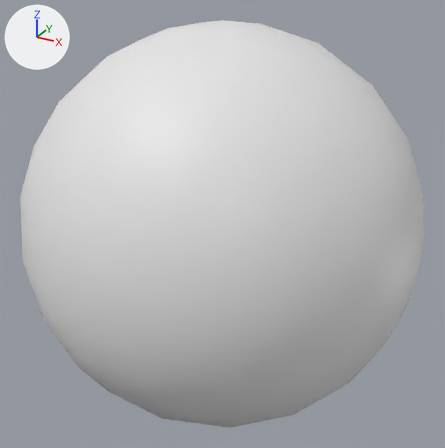
One commit to the glTF model assets/models/world_frozen/frozen_nucleus.glb: the scene before it, then after it.
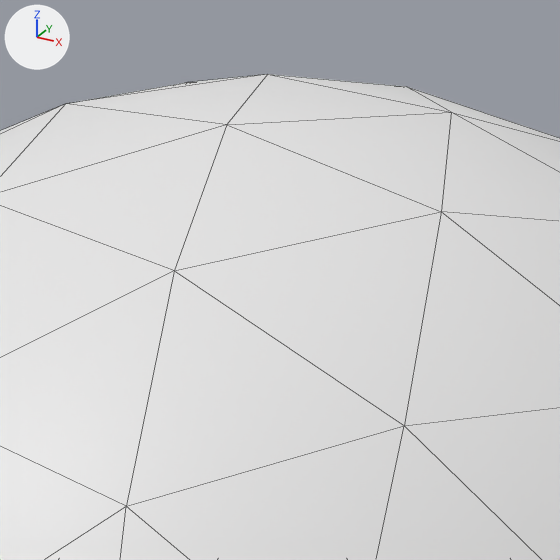
There are two pictures of each version: one whole from a camera (50 mm lens) standing at (45.0, -81.9, 40.9) and looking at (0.0, 0.0, -0.1), one close up on the part from 33% to 68% of the width and 0% to 34% of the height. The lights are fixed; the arrows at upper left show +X, +Y and +Z. The close-ups show mesh edges as thin lines. Where no turn or scale is listed for an object, it has been applied to the vertices. Vertices at the same position are counted once.

Names of what the first close-up shows: 'FrozenNucleus-col'.
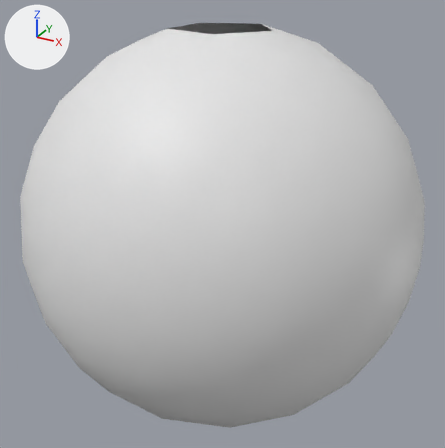
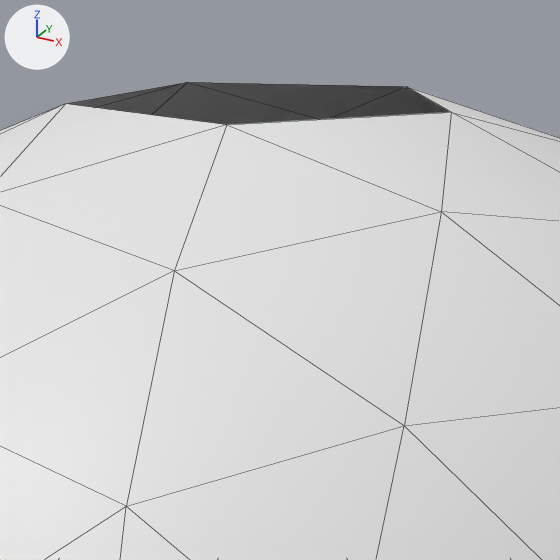
What differs and where, as boxes (x1, y1, x2, y2) in the close-ups (560 x 560 px):
'FrozenNucleus-col', reshaped
    before: (0, 74, 560, 560)
    after: (0, 82, 560, 560)
part 1 of me_frozennucleus, deleted
    before: (67, 74, 450, 125)

Edits to the bpy script that builds the scene:
```text
Change me_frozennucleus:
    where me_frozennucleus.from_pydata(...)  # 162 vertices, 320 faces; spans x -32.0..32.0, y -32.0..32.0, z -32.0..32.0
    used by ob_frozennucleus_col; location = (0.0, 0.0, 0.0)
    verts and faces of me_frozennucleus; kept vertices keep their numbers, new ones are numbered from 162
    before: 11 (0.0, 0.0, 32.0) at pixel (267, 74), 87 (2.5, -7.6, 31.0) at pixel (226, 124), 92 (8.0, 0.0, 31.0) at pixel (451, 112), 93 (-6.5, -4.7, 31.0) at pixel (65, 103), 96 (-6.5, 4.7, 31.0) at pixel (187, 82)
    before: 99 (2.5, 7.6, 31.0) at pixel (406, 86)
    me_frozennucleus part 1
    add delete_vertices([11])  # with the faces that use them
```
